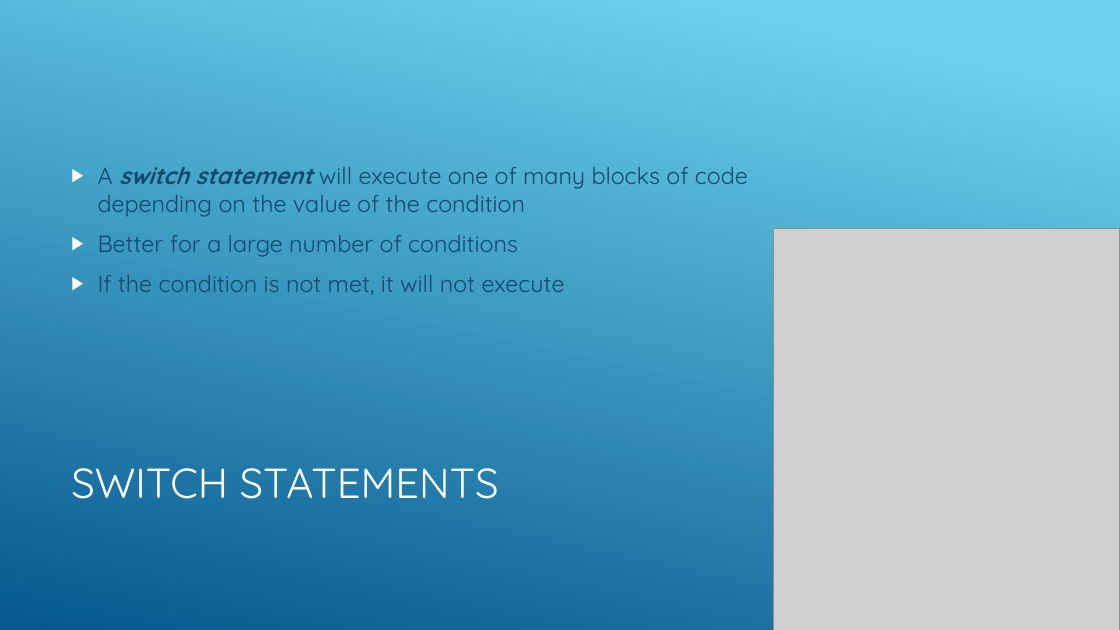
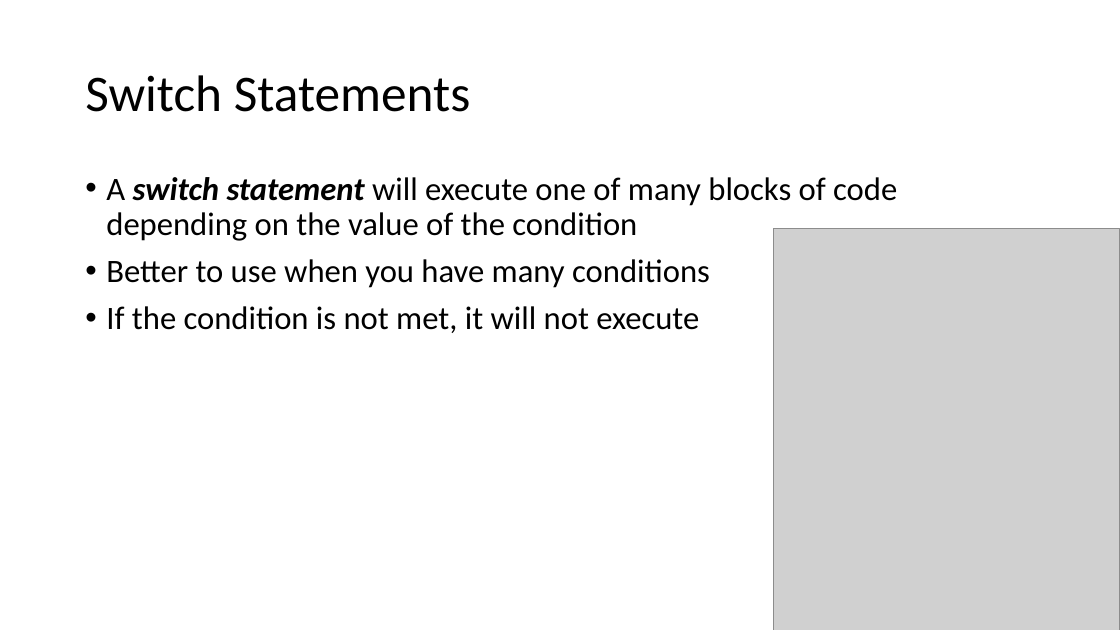
Before and after one commit to YWCANWIL-TechLab/module6-exercises-day1-YaminahAlanis, a slide deck: slide 12 of slides/Module 6 - Logic, Conditions, and Loops.pptx. Drawn at 1120x630 pixels with LibreOffice and Linux fonts; fonts in the diff are those of the drawing; grey boxes stand for pictures. Boxes give left, top, right and bottom in pixels: in the first picture for what was removed or moved away, otherwise in the second. Text is boxed around its words. In the diff, an @@ line names an element or a change of style, - is before the commit and + after.

```diff
--- a/slides/Module 6 - Logic, Conditions, and Loops.pptx
+++ b/slides/Module 6 - Logic, Conditions, and Loops.pptx
@@ background gradient #6ED2EB to #06588E to #FFFFFF @@
@@ title at (85,75,471,112): text changed; size 36 to 44 pt; font Quicksand to Calibri; text colour #FFFFFF to #000000 @@
-SWITCH STATEMENTS
+Switch Statements
@@ text "A switch statement will execute ...": place and size @@
-text "A switch statement will execute ..." at (98,167,748,295)
+text "A switch statement will execute ..." at (106,177,897,333)
@@ text "A switch statement will execute ..." at (106,177,897,333): vertical alignment middle to top @@
@@ text at (106,177,897,333): size 20 to 28 pt, font Quicksand to Calibri, text colour #0F496F to #000000 in "A switch statement will execute one of ...", "If the condition is not met, it ..."; bullet ▶ to •; line spacing 1 to 0.9 @@
@@ text at (106,259,710,288): text changed; size 20 to 28 pt; font Quicksand to Calibri; text colour #0F496F to #000000 @@
-▶ Better for a large number of conditions
+• Better to use when you have many conditions
```
Also in this commit, not shown: 37 other slides changed, 6 other files.
